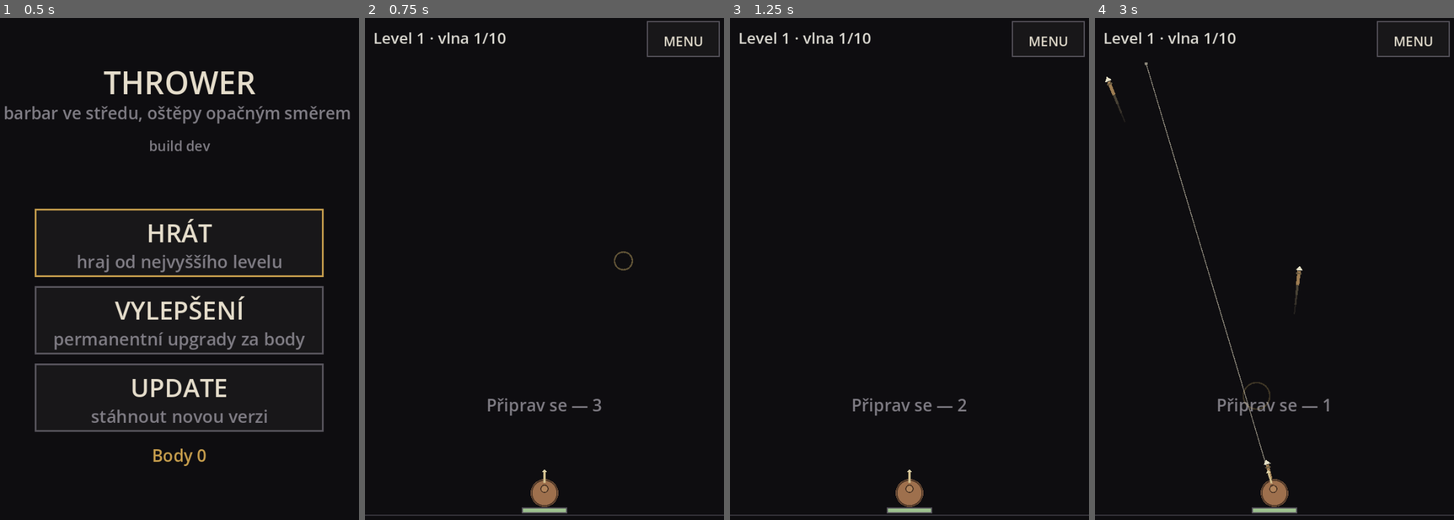
Above: before the commit, frames 1-4 (left to right).
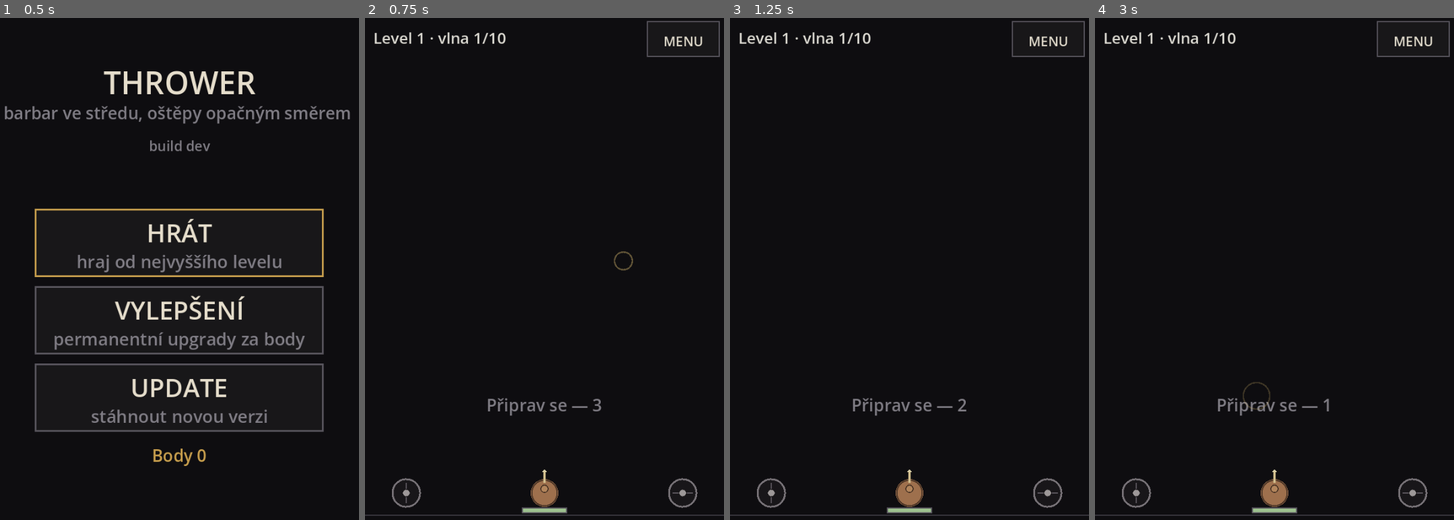
Above: after the commit, the same moments.

Repository: jankoznar94/dark-story
Game: Godot game, scene res://main.tscn
Two runs of this game, one before a commit and one after it. Both use one fixed random seed, a clock stepped at 60 frames per second and the inputs below.
Inputs (mouse positions are in pixels of both pictures, inside the frame that each line leads up to):
- Up to frame 1 (0.5 s): no input
- Up to frame 2 (0.75 s): tap Enter at 0.5 s; move the mouse to (623, 258) at 0.52 s; click (623, 258) at 0.67 s
- Up to frame 3 (1.25 s): no input
- Up to frame 4 (3 s): drag from (1202, 314) to (1256, 394) at 1.27 s; move the mouse to (1310, 168) at 2.02 s; click (1310, 168) at 2.17 s; drag from (1256, 394) to (1166, 208) at 2.77 s

Frame 1 is identical in both runs. In frame 2, 0.3% of the frame differs, in the area x 7-93%, y 91-98%; in frame 3, 0.3%; in frame 4, 0.8%, in the area x 2-93%, y 8-98%.

Commit message:
thrower: dve kulaté zóny místo prstu ve hře
- prava zona (vpravo dole) otaci smer mireni doleva/doprava (TURN_SPEED)
- leva zona (vlevo dole) meni rozptyl multishotu: nahoru uzsi, dolu sirsi
- zony ~30 px, chytaji se v 2,2x vetsim okoli, drzi si vlastni prst
- mireni se pocita v game.gd (turn_in), rozptyl je spread_scale
- testy: otaceni, doraz na 90 stupnu, uzky/siroky hod, layout zon

Diff:
--- a/scripts/game.gd
+++ b/scripts/game.gd
@@ -29,8 +29,16 @@
 # ODRAZ: jak daleko muze byt dalsi cil a kolik si odnese.
 const RICO_RANGE_FRAC := 0.55
 const RICO_FALLOFF := 0.6
-# ROZESTUP VIC OSTREPU (celkem, v radiánech).
+# ROZESTUP VIC OSTREPU (celkem, v radiánech) pri zakladnim nastaveni.
 const SPREAD := 0.10
+# ROZPTYL JE OVLADATELNY (Jan, Oct 2026: "levá zóna bude ovládat rozptyl
+# střel u multishotu"). Hrac nastavuje nasobek zakladniho rozestupu: 0 = co
+# nejužší ("dopředu"), 1 = co nejširší ("dozadu").
+const SPREAD_SCALE_MIN := 0.30
+const SPREAD_SCALE_MAX := 3.60
+# OTACENI MIRENI: plna vychylka pravé zony otoci smer o TURN_SPEED rad/s.
+# 1.9 rad/s = 109°/s, takze celni pulkruh (180°) se prejede za 1.65 s.
+const TURN_SPEED := 1.9
 # MINIMALNI POLOMER NEPRITELE v pixelech (prumer 25 px). Jan: "Nejmensi z nich
 # musi mit minimalne prumer kruhu 25 px." Podil field_r na malem displeji pada
 # pod to, takze se velikost dorovnava nahoru.
@@ -85,6 +93,11 @@
 var enemy_shots: Array = []
 var aiming: bool = false
 var aim: Vector2 = Vector2.UP
+# VSTUP ZE ZON: smer otaceni (-1 vlevo, +1 vpravo) a nasobek rozptylu.
+# Obrazovka je jen nastavuje, otaceni se pocita tady v kroku - diky tomu je
+# pohyb plynuly a nezavisly na poctu snimku.
+var turn_in: float = 0.0
+var spread_scale: float = 1.0
 var fire_left: float = 0.0
 var spawn_left: float = 0.0
 var spawned: int = 0
@@ -241,6 +254,9 @@
 	spears = []
 	enemy_shots = []
 	aiming = false
+	aim = Vector2.UP
+	turn_in = 0.0
+	spread_scale = 1.0
 	fire_left = 0.0
 	spawned = 0
 	spawn_left = 0.0
@@ -295,6 +311,30 @@
 
 func release() -> void:
 	aiming = false
+	turn_in = 0.0
+
+
+# PRAVA ZONA: -1 = otacet vlevo, +1 = vpravo, 0 = stoji. Zona posila spojitou
+# hodnotu podle vychylky prstu, takze jde mirne dorovnavat i naplno otacet.
+func set_turn(x: float) -> void:
+	turn_in = clampf(x, -1.0, 1.0)
+
+
+# LEVA ZONA: nasobek rozestupu vic ostrepu. 1.0 = zaklad (SPREAD).
+func set_spread_scale(s: float) -> void:
+	spread_scale = clampf(s, SPREAD_SCALE_MIN, SPREAD_SCALE_MAX)
+
+
+func turn_angle() -> float:
+	return wrapf(aim.angle() + PI * 0.5, -PI, PI)
+
+
+func _turn(dt: float) -> void:
+	if absf(turn_in) < 0.001:
+		return
+	var rel: float = clampf(turn_angle() + turn_in * TURN_SPEED * dt,
+		-PI * 0.5, PI * 0.5)
+	aim = Vector2.from_angle(-PI * 0.5 + rel)
 
 
 # ------------------------------------------------------------------ KROK
@@ -304,6 +344,7 @@
 		return
 	clock += dt
 	hit_flash = maxf(0.0, hit_flash - dt)
+	_turn(dt)
 	_regen(dt)
 	_phase(dt)
 	_fire(dt)
@@ -402,16 +443,17 @@
 		return
 	fire_left = fire_interval()
 	var n: int = shots()
+	var total: float = SPREAD * spread_scale
 	var step: float = 0.0
 	if n > 1:
-		step = SPREAD / float(n - 1)
+		step = total / float(n - 1)
 	for i in range(n):
 		# JEDEN OSTEP LETI PRESNE TAM, KAM HRAC MIRI. Rozestup se pridava jen
 		# u vicenasobne strelby - jinak by se jednoducha rana vzdy ukradla
 		# o pulku rozestupu do strany.
 		var a: float = aim.angle()
 		if n > 1:
-			a += -SPREAD * 0.5 + step * float(i)
+			a += -total * 0.5 + step * float(i)
 		spears.append({
 			"pos": center + Vector2(cos(a), sin(a)) * (warrior_r() + spear_r()),
 			"dir": Vector2(cos(a), sin(a)),
--- a/scripts/game_view.gd
+++ b/scripts/game_view.gd
@@ -35,6 +35,14 @@
 var _touch: Dictionary = {}
 var _mouse_down: bool = false
 var _mouse_pos: Vector2 = Vector2.ZERO
+# DVE ZONY (Jan, Oct 2026): prava = smer mireni, leva = rozptyl multishotu.
+# Kazda zona si pamatuje SVUJ prst - hrac muze drzet obe najednou.
+const NO_PTR := -9999
+const MOUSE_PTR := -1
+var _aim_ptr: int = NO_PTR
+var _spread_ptr: int = NO_PTR
+var _aim_off: Vector2 = Vector2.ZERO
+var _spread_off: Vector2 = Vector2.ZERO
 var _js_t: float = 0.0
 # Cas posledniho doteku (ms). Brani dvojimu zpracovani doteku jako mysi.
 var _touch_ms: int = -100000
@@ -100,15 +108,16 @@
 		_touch_ms = Time.get_ticks_msec()
 		if t.pressed:
 			_touch[t.index] = t.position
-			_press(t.position)
+			_press(t.position, t.index)
 		else:
 			_touch.erase(t.index)
+			_release_ptr(t.index)
 			_release_if_empty()
 		return
 	if event is InputEventScreenDrag:
 		var d: InputEventScreenDrag = event
 		_touch[d.index] = d.position
-		_drag(d.position)
+		_drag(d.position, d.index)
 		return
 	# JEDEN DOTYK = JEDNO KLEPNUTI. Prohlizec posle dotek a k tomu jeste
 	# emulovanou mys; bez tehle pojistky se kazde klepnuti vykona dvakrat -
@@ -120,22 +129,21 @@
 		_mouse_down = event.pressed
 		_mouse_pos = event.position
 		if event.pressed:
-			_press(event.position)
+			_press(event.position, MOUSE_PTR)
 		else:
+			_release_ptr(MOUSE_PTR)
 			_release_if_empty()
 		return
 	if event is InputEventMouseMotion and _mouse_down:
 		_mouse_pos = event.position
-		_drag(event.position)
-
-
-func _active_pos() -> Vector2:
-	if not _touch.is_empty():
-		return _touch[_touch.keys()[0]]
-	return _mouse_pos
-
-
-func _press(pos: Vector2) -> void:
+		_drag(event.position, MOUSE_PTR)
+
+
+# =========================================================================
+# ZONY
+# =========================================================================
+
+func _press(pos: Vector2, id: int) -> void:
 	_tap_fx.append({"pos": pos, "t": 0.0})
 	if menu.is_menu():
 		# TOLERANCE PRO PRST: klepnuti nemusi padnout presne do obdelniku.
@@ -160,23 +168,80 @@
 			_handle_end(pos)
 			return
 		if layout.hud_menu.has_point(pos):
+			_drop_pads()
 			menu.open_menu()
 			return
-		game.aim_at(pos)
-
-
-func _drag(pos: Vector2) -> void:
-	if menu.is_battle() and not game.is_over():
-		game.aim_at(pos)
+		_grab_pad(pos, id)
+
+
+# KTERA ZONA BYLA CHYCENA. Mimo zony se nedela nic - presne to Jan chtel:
+# prst uz nelezi ve hre, ale v koutě vedle bojovnika.
+func _grab_pad(pos: Vector2, id: int) -> void:
+	var tr: float = layout.pad_touch_r()
+	if _aim_ptr == NO_PTR and pos.distance_to(layout.pad_r_pos) <= tr:
+		_aim_ptr = id
+		_aim_off = pos - layout.pad_r_pos
+		game.aiming = true
+		_apply_aim()
+		return
+	if _spread_ptr == NO_PTR and pos.distance_to(layout.pad_l_pos) <= tr:
+		_spread_ptr = id
+		_spread_off = pos - layout.pad_l_pos
+		_apply_spread()
+
+
+func _drag(pos: Vector2, id: int) -> void:
+	if not menu.is_battle() or game.is_over():
+		return
+	if id == _aim_ptr:
+		_aim_off = pos - layout.pad_r_pos
+		_apply_aim()
+	elif id == _spread_ptr:
+		_spread_off = pos - layout.pad_l_pos
+		_apply_spread()
+
+
+func _release_ptr(id: int) -> void:
+	if id == _aim_ptr:
+		_aim_ptr = NO_PTR
+		_aim_off = Vector2.ZERO
+		game.set_turn(0.0)
+		game.release()
+
+
+# VYCHYLKA -> SMER. Mrtva zona uprostred, aby sel smer drzet presne; plna
+# vychylka = plne otaceni (TURN_SPEED v game.gd).
+func _apply_aim() -> void:
+	var nx: float = clampf(_aim_off.x / layout.pad_travel(), -1.0, 1.0)
+	if absf(nx) < 0.12:
+		nx = 0.0
+	else:
+		nx = signf(nx) * (absf(nx) - 0.12) / 0.88
+	game.set_turn(nx)
+
+
+# VYCHYLKA -> ROZPTYL. Nahoru = uzsi (0), dolu = sirsi (1). Po zvednuti prstu
+# hodnota ZUSTAVA - hrac nemusi rozptyl drzet porad.
+func _apply_spread() -> void:
+	var ny: float = clampf(_spread_off.y / layout.pad_travel(), -1.0, 1.0)
+	var t: float = (ny + 1.0) * 0.5
+	game.set_spread_scale(lerpf(Game.SPREAD_SCALE_MIN, Game.SPREAD_SCALE_MAX, t))
+
+
+# Poloha knobu: prst muze vyjet dal, nez je krouzek, ale knob zustane na okraji.
+func _knob(off: Vector2) -> Vector2:
+	return off.limit_length(layout.pad_r * 0.66)
 
 
 func _release_if_empty() -> void:
-	if _touch.is_empty() and not _mouse_down:
+	if _aim_ptr == NO_PTR and _touch.is_empty() and not _mouse_down:
 		game.release()
 
 
 func _open_action(a: String) -> void:
 	if a == "battle":
+		_drop_pads()
+		_spread_off = Vector2.ZERO
 		game.start_level(maxi(1, game.profile.level))
 		menu.open_battle()
 	elif a == "upgrades":
@@ -184,6 +249,17 @@
 		menu.open_upgrades()
 	elif a == "update":
 		menu.request_update()
+
+
+# ZVEDNOUT PRSTY ZE ZON: pri odchodu do menu nebo na zacatku levelu nesmi
+# zustat viset mireni z minule obrazovky.
+func _drop_pads() -> void:
+	if _aim_ptr != NO_PTR:
+		game.set_turn(0.0)
+		game.release()
+	_aim_ptr = NO_PTR
+	_spread_ptr = NO_PTR
+	_aim_off = Vector2.ZERO
 
 
 # =========================================================================
@@ -281,6 +357,7 @@
 	_draw_aim()
 	_draw_spears()
 	_draw_shots()
+	_draw_pads()
 	_draw_warrior()
 	_draw_health()
 	_draw_bar()
@@ -290,6 +367,33 @@
 		_label("Připrav se — %.0f" % maxf(0.0, game.build_left),
 			Rect2(0.0, c.y - float(layout.font_px) * 6.0, layout.view.x,
 				float(layout.font_px) * 1.6), layout.font_px, DIM)
+
+
+# DVE ZONY V KOUTECH VEDLE BOJOVNIKA. Plochy strojovy vzhled: tmavy krouzek,
+# tenky obrys, mala tecka (knob) vychylena podle prstu. Zadny glow.
+# LEVA (svisla osa) = rozptyl multishotu, PRAVA (vodorovna) = smer mireni.
+func _draw_pads() -> void:
+	if layout.pad_r <= 0.0:
+		return
+	_draw_pad(layout.pad_l_pos, _knob(_spread_off), true, _spread_ptr != NO_PTR)
+	_draw_pad(layout.pad_r_pos, _knob(_aim_off), false, _aim_ptr != NO_PTR)
+
+
+func _draw_pad(p: Vector2, off: Vector2, vertical: bool, active: bool) -> void:
+	var r: float = layout.pad_r
+	var edge: Color = GOLD if active else Color(0.47, 0.45, 0.47)
+	draw_circle(p, r, Color(0.095, 0.090, 0.102, 0.95))
+	# OSA: ukazuje, kterym smerem se v zone tahne. Svisla = rozptyl, vodorovna
+	# = mireni; hrac to pozna bez popisku, na 30 px by se text nedal precist.
+	var a: Vector2 = Vector2(0.0, r * 0.74) if vertical else Vector2(r * 0.74, 0.0)
+	draw_line(p - a, p + a, Color(0.36, 0.34, 0.37), maxf(1.0, r * 0.09))
+	draw_arc(p, r, 0.0, TAU, 28, edge, maxf(1.5, r * 0.13))
+	# KNOB: kde je prst. Kdyz se nedrzi, zustava na posledni hodnote (hlavne
+	# u rozptylu - hrac vidi, jak si ho nechal).
+	var kc: Color = GOLD if active else Color(0.62, 0.60, 0.60)
+	var kr: float = maxf(2.5, r * 0.28)
+	draw_circle(p + off, kr, kc)
+	draw_arc(p + off, kr, 0.0, TAU, 16, Color(0.10, 0.09, 0.10), maxf(1.0, r * 0.07))
 
 
 func _draw_warrior() -> void:
--- a/scripts/screen_layout.gd
+++ b/scripts/screen_layout.gd
@@ -41,6 +41,15 @@
 var dlg_a: Rect2 = Rect2()
 var dlg_b: Rect2 = Rect2()
 
+# DVE KULATE ZONY (Jan, Oct 2026): leva = rozptyl, prava = mireni. Sedí vedle
+# bojovnika po stranach, aby prst nezakryval to, co se haze. Kresli se maly
+# krouzek (prumer ~30 px na telefonu), ale chytá se vetsi okoli - na 30 px by
+# se prst trefil jen nahodou.
+const PAD_DIA_FRAC := 0.077     # podil sirky displeje = prumer zony
+var pad_r: float = 0.0
+var pad_l_pos: Vector2 = Vector2.ZERO
+var pad_r_pos: Vector2 = Vector2.ZERO
+
 
 func update(v: Vector2) -> void:
 	view = v
@@ -53,6 +62,9 @@
 		upg_rows = []
 		hud_pause = Rect2()
 		hud_menu = Rect2()
+		pad_r = 0.0
+		pad_l_pos = Vector2.ZERO
+		pad_r_pos = Vector2.ZERO
 		return
 	ui_scale = maxf(0.45, minf(v.x, v.y) / 600.0)
 	var u: float = ui_scale
@@ -69,10 +81,35 @@
 	# ostepy) a dosah odrazu. Odecita se od sirky displeje.
 	field_r = maxf(40.0, v.x * 0.45)
 	arena = Rect2(0.0, bar_h, v.x, maxf(1.0, center.y - bar_h))
+	_pads()
 	_hud()
 	layout_menu()
 	layout_upgrades()
 	layout_dialog()
+
+
+# DVE ZONY: stredy vedle bojovnika. Levá je zrcadlove stejne daleko od okraje,
+# aby se na sirsi displeji nerozjely.
+func _pads() -> void:
+	# PRUMER ~30 px na bezneM telefonu (390 CSS px) = 7,7 % sirky. Pocita se
+	# ze sirky, ne z ui_scale: na sirokem displeji musi zony zustat u kraju.
+	pad_r = maxf(12.0 * ui_scale, view.x * PAD_DIA_FRAC * 0.5)
+	var mx: float = maxf(pad_r * 1.9, view.x * 0.115)
+	var y: float = minf(center.y, view.y - pad_r - 4.0 * ui_scale)
+	pad_l_pos = Vector2(mx, y)
+	pad_r_pos = Vector2(view.x - mx, y)
+
+
+# KAM AZ SE DA ZONY CHYTIT. Videt je jen maly krouzek, ale prst se trefi do
+# 2,2x vetsiho okoli - jinak by to bylo na 30 px nehratelne.
+func pad_touch_r() -> float:
+	return pad_r * 2.2
+
+
+# VYCHYLKA PRSTU, PRI KTERE JE ZONA NAPLNO. Prst muze vyjet mimo krouzek -
+# hodnota uz jen zustane na maximu.
+func pad_travel() -> float:
+	return maxf(1.0, pad_r * 1.25)
 
 
 func _hud() -> void:
--- a/tools/preview_battle.gd
+++ b/tools/preview_battle.gd
@@ -11,6 +11,8 @@
 var out_path: String = "user://thrower_battle.png"
 var _simmed: bool = false
 var _steps: int = 780
+var _size: Vector2 = Vector2(600.0, 900.0)
+var _active: bool = false
 
 
 func _init() -> void:
@@ -19,6 +21,11 @@
 			out_path = a.split("=")[1]
 		elif a.begins_with("--steps="):
 			_steps = int(a.split("=")[1])
+		elif a.begins_with("--size="):
+			var s: PackedStringArray = a.split("=")[1].split("x")
+			_size = Vector2(float(s[0]), float(s[1]))
+		elif a == "--active":
+			_active = true
 
 
 func _process(_d: float) -> bool:
@@ -46,7 +53,7 @@
 
 
 func _layout() -> void:
-	view.layout.update(Vector2(600.0, 900.0))
+	view.layout.update(_size)
 	view._apply_field()
 	view.menu.open_battle()
 	var g = view.game
@@ -54,6 +61,14 @@
 	g.wave = 5
 	g.phase = "build"
 	g.build_left = 0.01
+	# ZONY V AKCI: jen pro snimek, jak vypadaji pri drzeni prstu.
+	if _active:
+		view._spread_ptr = 7
+		view._spread_off = Vector2(0.0, view.layout.pad_travel() * 0.85)
+		view._apply_spread()
+		view._aim_ptr = 8
+		view._aim_off = Vector2(view.layout.pad_travel() * 0.6, 0.0)
+		g.aiming = true
 
 
 # SIMULACE: hrac miri na nejvyssiho nepritele, aby se bitva opravdu hrala.
--- a/tools/test_core.gd
+++ b/tools/test_core.gd
@@ -21,6 +21,7 @@
 	_run("vic ostepu v jednom hodu", _test_multishot)
 	_run("druhy nepratel: velikost, rychlost, vydrz", _test_types)
 	_run("strelci se zastavi a strili", _test_ranged)
+	_run("prava zona otaci smer, leva meni rozptyl", _test_pads)
 	print("checks=%d fails=%d" % [checks, fails.size()])
 	print("CORE_ALL_PASS=%s" % ("true" if fails.is_empty() else "false"))
 	quit()
@@ -258,3 +259,66 @@
 	_tick(g, 3.0)
 	_check(g.hp < hp0, "strela strelce neubrala bojovnikovi zivoty")
 	_check(g.hit_flash >= 0.0, "zasah strelou nema varovani")
+
+
+# 10) ZONY (Jan, Oct 2026): prava otaci smer mirne i naplno, na 180° se zastavi;
+#     leva meni rozestup vic ostrepu - nahoru uzsi, dolu sirsi.
+func _test_pads() -> void:
+	var g: Game = _fresh()
+	g.aiming = true
+	var a0: float = rad_to_deg(g.turn_angle())
+	g.set_turn(1.0)
+	_tick(g, 0.5)
+	var a1: float = rad_to_deg(g.turn_angle())
+	_check(a1 > a0 + 30.0, "zona neotaci smerem vpravo (%.1f -> %.1f)" % [a0, a1])
+	_check(a1 < a0 + 80.0, "zona otaci moc rychle (%.1f -> %.1f)" % [a0, a1])
+	# KONEC PULKRUHU: dal se smer neotoci.
+	g.set_turn(1.0)
+	_tick(g, 3.0)
+	_check(absf(rad_to_deg(g.turn_angle()) - 90.0) < 1.0,
+		"smer nekonci na 90° (%.1f)" % rad_to_deg(g.turn_angle()))
+	g.set_turn(-1.0)
+	_tick(g, 4.0)
+	_check(absf(rad_to_deg(g.turn_angle()) + 90.0) < 1.0,
+		"smer nekonci na -90° (%.1f)" % rad_to_deg(g.turn_angle()))
+	# STOJICI ZONA: smer se nesmi hybat sam.
+	g.set_turn(0.0)
+	var rest: float = g.turn_angle()
+	_tick(g, 1.0)
+	_check(absf(g.turn_angle() - rest) < 0.001, "smer se hybe bez prstu")
+
+	# ROZPTYL: tri ostrepy, uzky a siroky hod.
+	var n: float = _spread_rad(_fire3(Game.SPREAD_SCALE_MIN))
+	var w: float = _spread_rad(_fire3(Game.SPREAD_SCALE_MAX))
+	_check(n > 0.0, "uzky hod nema zadny rozestup")
+	_check(w > n * 5.0, "siroky hod neni vyrazne sirsi (%.3f vs %.3f)" % [w, n])
+	_check(absf(rad_to_deg(w) - rad_to_deg(Game.SPREAD * Game.SPREAD_SCALE_MAX)) < 1.0,
+		"siroky hod neodpovida nastaveni (%.1f°)" % rad_to_deg(w))
+	# JEDEN OSTREP: rozptyl nema co menit.
+	var one: Array = _fire(1, Game.SPREAD_SCALE_MAX)
+	_check(one.size() == 1, "jednoduchy hod nema jeden ostep (%d)" % one.size())
+
+
+func _fire3(scale: float) -> Array:
+	return _fire(3, scale)
+
+
+func _fire(n: int, scale: float) -> Array:
+	var g: Game = _fresh()
+	g.profile.perm["shots"] = n - 1
+	g.set_spread_scale(scale)
+	g.aim_at(g.center + Vector2(0.0, -400.0))
+	g.step(1.0 / 120.0)
+	return g.spears.duplicate()
+
+
+func _spread_rad(spears: Array) -> float:
+	var lo: float = 1e9
+	var hi: float = -1e9
+	for s in spears:
+		var a: float = (s["dir"] as Vector2).angle()
+		lo = minf(lo, a)
+		hi = maxf(hi, a)
+	if spears.is_empty():
+		return 0.0
+	return hi - lo
--- a/tools/test_layout.gd
+++ b/tools/test_layout.gd
@@ -82,6 +82,27 @@
 	var g := Game.new()
 	g.profile = Profile.new()
 	g.set_field(l.field_r, l.center, l.arena)
+	# 6) ZONY: dve kulaté zony vedle bojovnika, v displeji, nesmi se prekryvat
+	#    s bojovnikem ani s sebou a musi mit dotykovou toleranci.
+	var pr: float = l.pad_r
+	_check(pr > 0.0, "%s: zony nemaji polomer" % tag)
+	_check(pr * 2.0 >= v.x * 0.055 and pr * 2.0 <= v.x * 0.105,
+		"%s: prumer zony neni ~30 px na telefonu (%.0f z %.0f)" % [tag, pr * 2.0, v.x])
+	for p in [l.pad_l_pos, l.pad_r_pos]:
+		var pp: Vector2 = p
+		_check(pp.x - pr >= -0.5 and pp.x + pr <= v.x + 0.5
+			and pp.y - pr >= l.bar_h - 0.5 and pp.y + pr <= v.y + 0.5,
+			"%s: zona je mimo displej (%.0f, %.0f)" % [tag, pp.x, pp.y])
+	_check(l.pad_l_pos.distance_to(l.pad_r_pos) > pr * 4.0, "%s: zony se prekryvaji" % tag)
+	_check(l.pad_l_pos.distance_to(l.center) > g.warrior_r() + pr * 2.6,
+		"%s: leva zona lezi na bojovnikovi" % tag)
+	_check(l.pad_r_pos.distance_to(l.center) > g.warrior_r() + pr * 2.6,
+		"%s: prava zona lezi na bojovnikovi" % tag)
+	_check(l.pad_l_pos.y <= l.center.y + 0.5 and l.pad_r_pos.y <= l.center.y + 0.5,
+		"%s: zony jsou niz nez bojovnik" % tag)
+	# DOTYK: chytat se musi vyrazne vetsi okoli, nez je videt.
+	_check(l.pad_touch_r() >= 30.0 * l.ui_scale, "%s: zona se neda chytit prstem" % tag)
+	_check(l.pad_travel() > 0.0, "%s: zona nema drahu vychylky" % tag)
 	# TEST MODE: zadne vlny, jen ten jeden neprítel, ktery ma dojit.
 	g.phase = "test"
 	var tt: float = g.travel_time()
Not shown, added: tools/check_tap.gd.uid
Not shown, added: tools/preview_tap.gd.uid
